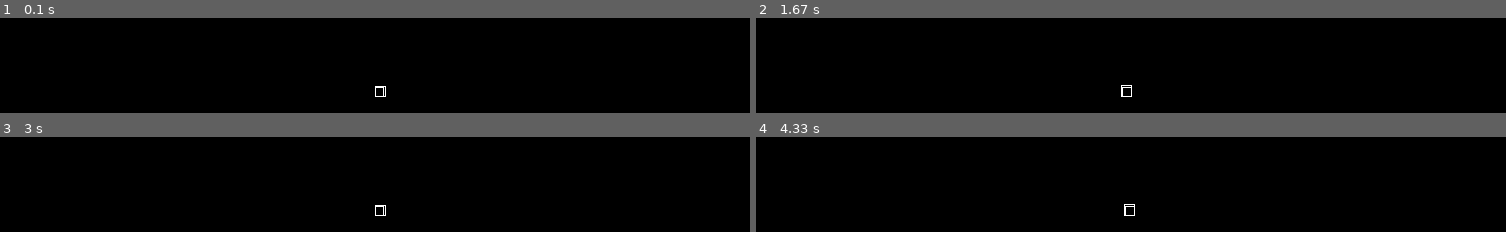
Above: before the commit, frames 1-4 (two rows, left to right).
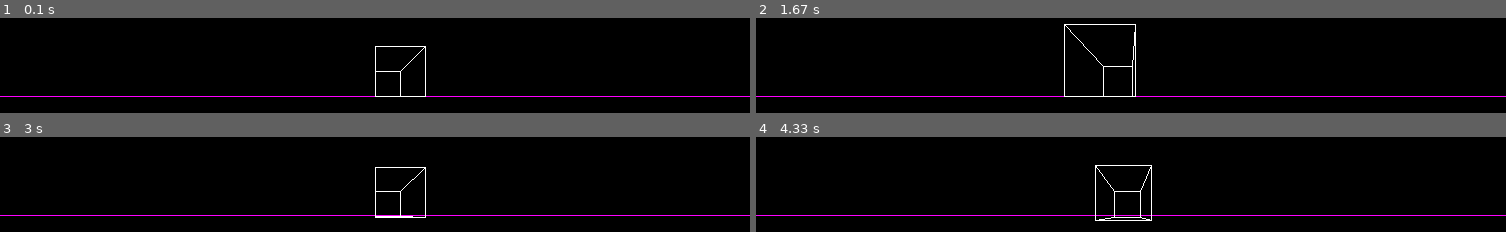
Above: after the commit, the same moments.

Repository: evanrk/3D_engine_revisited
Game: pygame game, started from main.py
Two runs of this game, one before a commit and one after it. Both use one fixed random seed, a clock stepped at 60 frames per second and the inputs below.
Inputs:
- Up to frame 1 (0.1 s): no input
- Up to frame 2 (1.67 s): hold D 0.33-0.8 s; hold W 0.83-1.13 s; hold D 1.17-1.63 s
- Up to frame 3 (3 s): hold A 1.67-2.2 s; tap E at 1.82 s; hold S 2.23-2.53 s; hold A 2.57-2.97 s
- Up to frame 4 (4.33 s): hold W 3-3.37 s; tap E at 3.15 s; hold D 3.4-4.03 s; hold S from 4.07 s (still down)

The runs differ from the first frame. In frame 1, 1.4% of the frame differs, in the area x 0-100%, y 29-84%; in frame 2, 1.6%; in frame 3, 1.5%; in frame 4, 1.7%, in the area x 0-100%, y 29-89%.

Commit message:
trying to fix perspective

Diff:
--- a/main.py
+++ b/main.py
@@ -37,12 +37,11 @@
 
 # normal vec of camera
 camera_normal = Vector3((0, 1, 0), (0, 0, 0))
+camera_perpendicular = Vector3((1, 0, 0), (0, 0, 0))
 
 run = True
 while run:
     run = is_on()
-
-    perpendicular_camera = Vector3((camera_normal.y, camera_normal.x, camera_normal.z))
 
     # handle key presses
     keys = pygame.key.get_pressed()
@@ -52,12 +51,19 @@
     if keys[pygame.K_DOWN] or keys[pygame.K_s]:
         camera_normal = translate_vector(camera_normal, camera_normal/-60)
     if keys[pygame.K_LEFT] or keys[pygame.K_a]:
-        camera_normal = translate_vector(camera_normal, perpendicular_camera/-60)
+        camera_normal = translate_vector(camera_normal, camera_perpendicular/-60)
     if keys[pygame.K_RIGHT] or keys[pygame.K_d]:
-        camera_normal = translate_vector(camera_normal, perpendicular_camera/60)
+        camera_normal = translate_vector(camera_normal, camera_perpendicular/60)
+    if keys[pygame.K_q] or keys[pygame.K_d]:
+        camera_normal = translate_vector(camera_normal, camera_normal.cross(camera_perpendicular)/60)
+    if keys[pygame.K_e] or keys[pygame.K_d]:
+        camera_normal = translate_vector(camera_normal, camera_normal.cross(camera_perpendicular)/-60)
+
 
     # color background black
     window.fill((0, 0, 0))
+
+    draw_line_2d(window, (255, 0, 255), Vector2((500, 0), (-250, 0)))
 
     # draw a cube
     draw_line_3d(window, (255, 255, 255), cube_vec1, camera_normal)
--- a/render_helper.py
+++ b/render_helper.py
@@ -83,13 +83,24 @@
     # rotate the start position vector
     rotated_start_pos = rotate_vector(Vector3(vector.start_pos)-Vector3(camera_normal.start_pos), theta_x=rotate_x_angle, theta_y=rotate_y_angle)
 
-    one_point_perspective(surface, color, rotated_vec, rotated_start_pos.values)
+    # off_screen_check(surface, color, Vector3(rotated_vec.values, rotated_start_pos.values), camera_normal)
+    one_point_perspective(surface, color, Vector3(rotated_vec.values, rotated_start_pos.values))
     # draw_line_2d(surface, color, Vector2((x, y), (start_pos_x, start_pos_y)))
 
+#TODO: FINISH OFF SCREEN CHECK
+# def off_screen_check(surface, color, vector:Vector3, camera_normal:Vector3):
+#     if camera_normal.x > 0:
 
-def one_point_perspective(surface, color, vector:Vector3, vector_start_pos:tuple):
+#     if camera_normal.y > 0:
+
+#     if camera_normal.z > 0:
+
+    # one_point_perspective(surface, color, rotated_vec, rotated_start_pos.values, camera_normal)
+
+
+def one_point_perspective(surface, color, vector:Vector3):
     """Project onto a one point perspective. Condenses points based on z value"""
-    vector = Vector3(vector.values, vector_start_pos)
+    # vector = Vector3(vector.values, vector_start_pos)
 
     start_pos_x = vector.start_pos[0]
     start_pos_y = vector.start_pos[1]
@@ -101,12 +112,12 @@
 
     # eq 2:
     # project start position into perspective
-    proj_start_pos_x = start_pos_x / (start_pos_z+5)
-    proj_start_pos_y = start_pos_y / (start_pos_z+5)
+    proj_start_pos_x = start_pos_x / (start_pos_z+1)
+    proj_start_pos_y = start_pos_y / (start_pos_z+1)
 
     # project end position into perspective
-    proj_end_pos_x = end_pos_x / (end_pos_z+5)
-    proj_end_pos_y = end_pos_y / (end_pos_z+5)
+    proj_end_pos_x = end_pos_x / (end_pos_z+1)
+    proj_end_pos_y = end_pos_y / (end_pos_z+1)
 
 
     # create new vector2d
--- a/vectors.py
+++ b/vectors.py
@@ -105,3 +105,7 @@
         """returns the projected vector of other on self if self and other are touching. Does not include the starting position so you have to add it back in"""
         scalar = np.dot(self.values, other.values) / np.dot(self.values, self.values)
         return Vector3(scalar * self.values)
+
+    def cross(self, other):
+        """returns the cross product between this and another vector. Includes starting position of self"""
+        return Vector3(np.cross(self.values, other.values), self.start_pos)
